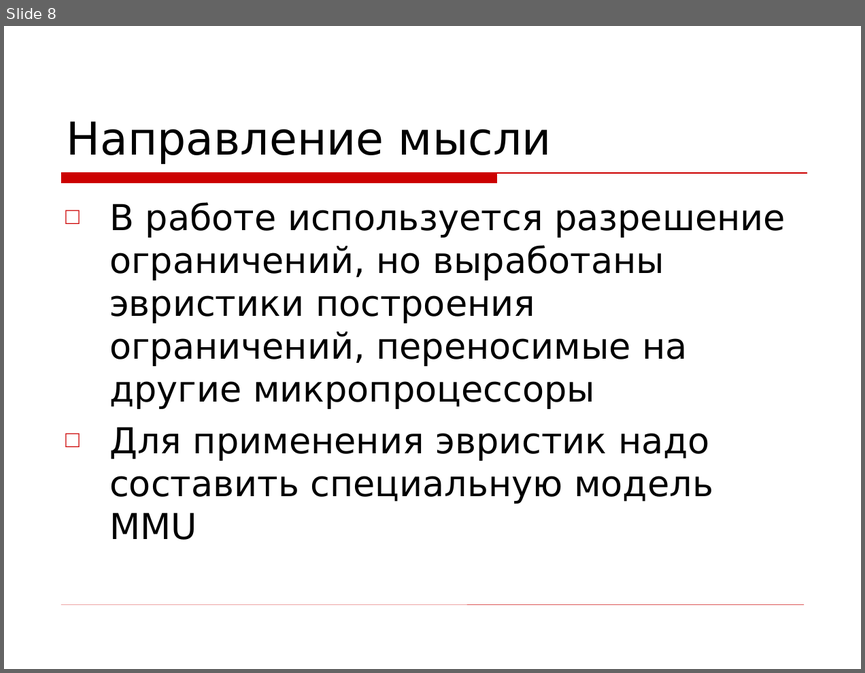
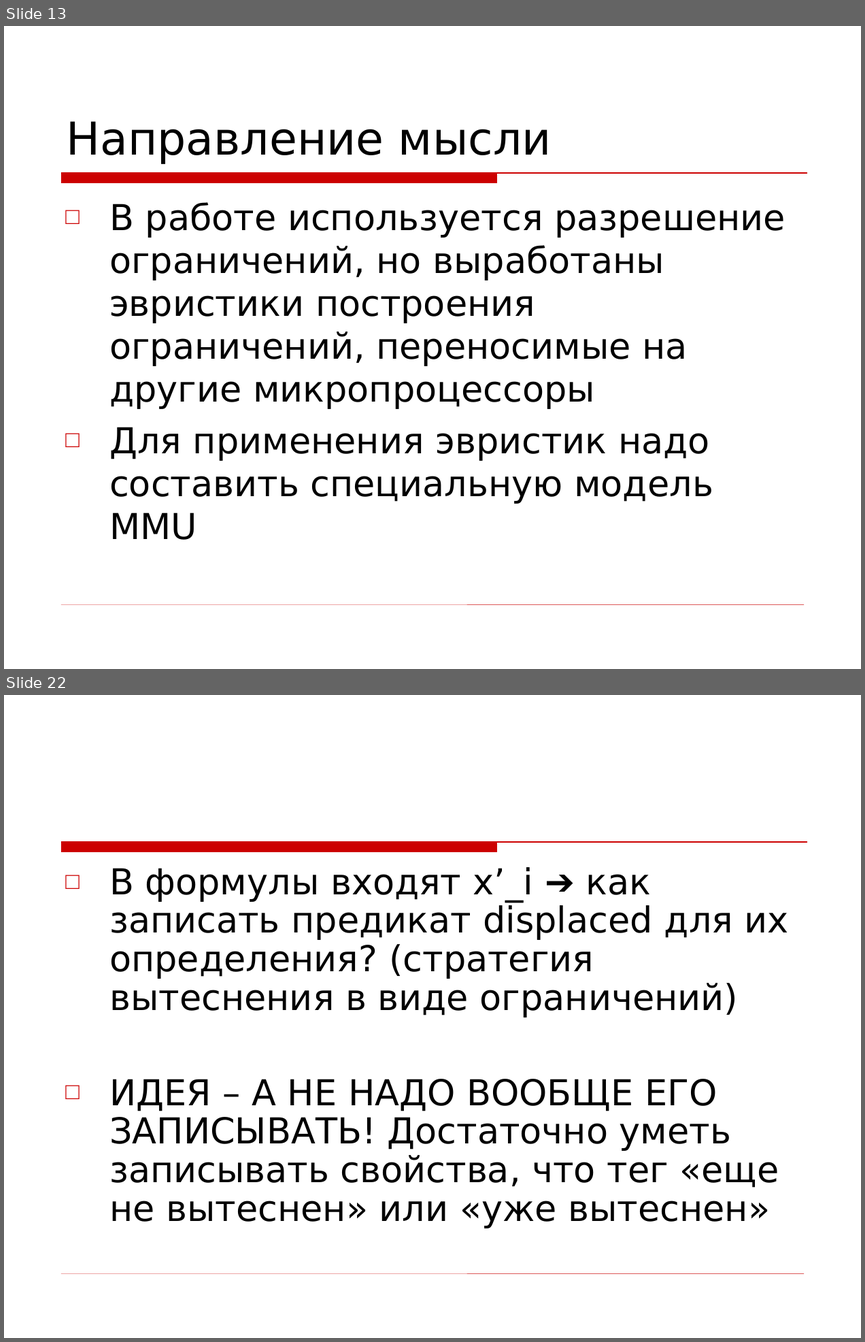
Before and after one commit to kornevgen/tesla-project, a slide deck: papers/THESIS/talks/Oct13 - ISP/isp-slides.ppt. Shown one above the other, each under a label of ours: slide 8 before the commit, slides 13 and 22 after it; the slides between them are not shown. The pictures are 865x673 and 865x1342 pixels, drawn with LibreOffice and Linux fonts; fonts in the diff are those of the drawing; background and template pictures are left out. Boxes give left, top, right and bottom in pixels: in the first picture for what was removed or moved away, otherwise in the second. Text is boxed around its words. In the diff, an @@ line names an element or a change of style, - is before the commit and + after.

```diff
--- a/papers/THESIS/talks/Oct13 - ISP/isp-slides.ppt
+++ b/papers/THESIS/talks/Oct13 - ISP/isp-slides.ppt
@@ slide 22 added at box(4, 695, 861, 1338), background picture (left out); not listed: 2 template elements that a slide beside it also shows @@
@@ text added at box(109, 867, 789, 1227), 30 pt, text #000000 @@
+□ В формулы входят x’_i ➔ как записать предикат displaced для их определения? (стратегия вытеснения в виде ограничений)
+□ ИДЕЯ – А НЕ НАДО ВООБЩЕ ЕГО ЗАПИСЫВАТЬ! Достаточно уметь записывать свойства, что тег «еще не вытеснен» или «уже вытеснен»
@@ what was slide 8 is now slide 13 @@
```
Also in this commit, not shown: 1 slide changed, 25 other slides added, 3 slides removed.
